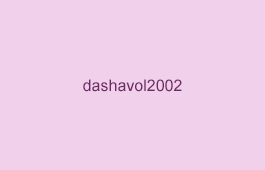
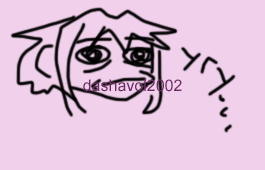
Before/after of a w=265, h=170 layered artwork. What changed in the layer stack:
added layer "Шар 1" above "Background" over 10, 6, 237, 134
